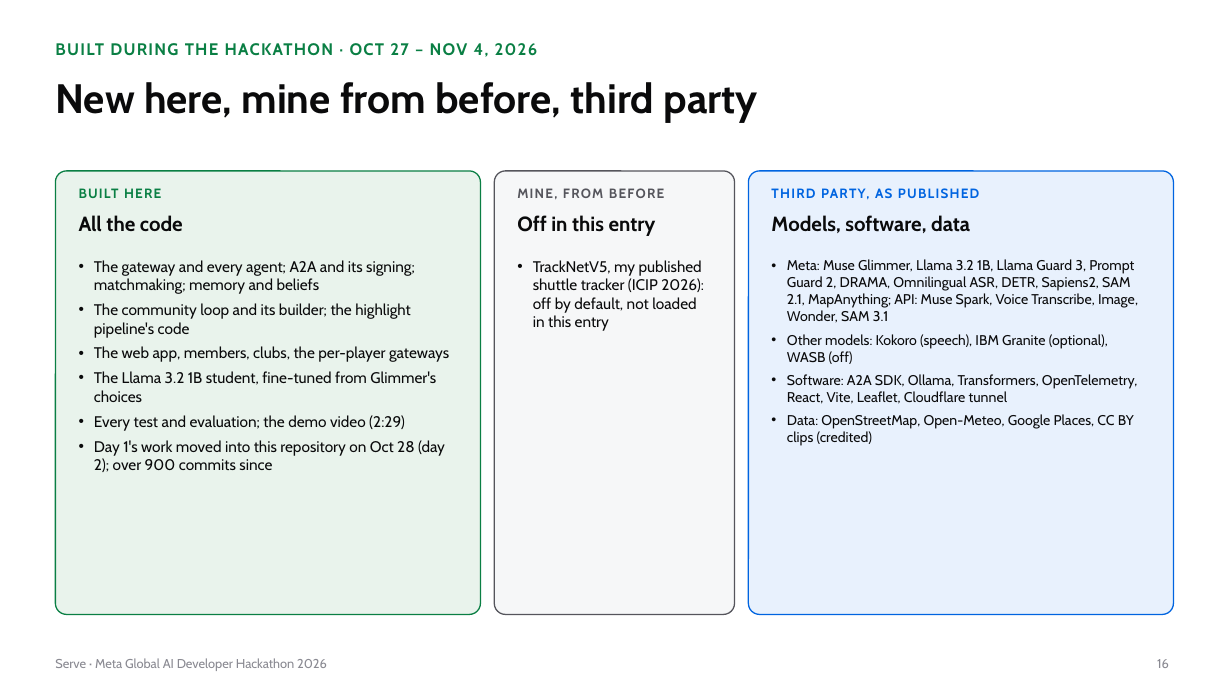
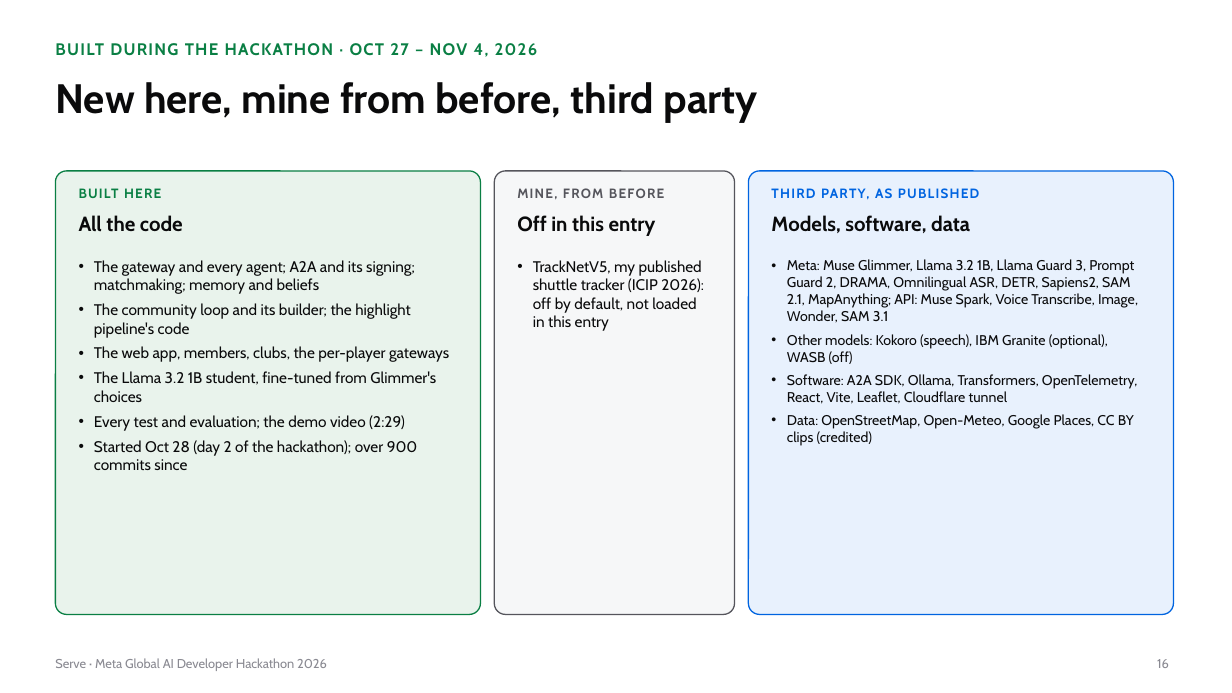
Before and after one commit to gino6178/serve-meta-hackathon, a slide deck: slide 16 of video/deck/Serve_Meta_deck.pptx. Drawn at 1232x693 pixels with LibreOffice and Linux fonts; fonts in the diff are those of the drawing. Boxes give left, top, right and bottom in pixels: in the first picture for what was removed or moved away, otherwise in the second. Text is boxed around its words. In the diff, an @@ line names an element or a change of style, - is before the commit and + after.

```diff
--- a/video/deck/Serve_Meta_deck.pptx
+++ b/video/deck/Serve_Meta_deck.pptx
@@ text at <box>94,440,418,470</box>: text changed @@
-• Day 1's work moved into this repository on Oct 28 (day 2); over 900 commits since
+• Started Oct 28 (day 2 of the hackathon); over 900 commits since
```
Also in this commit, not shown: 2 other slides changed, 8 other files.
